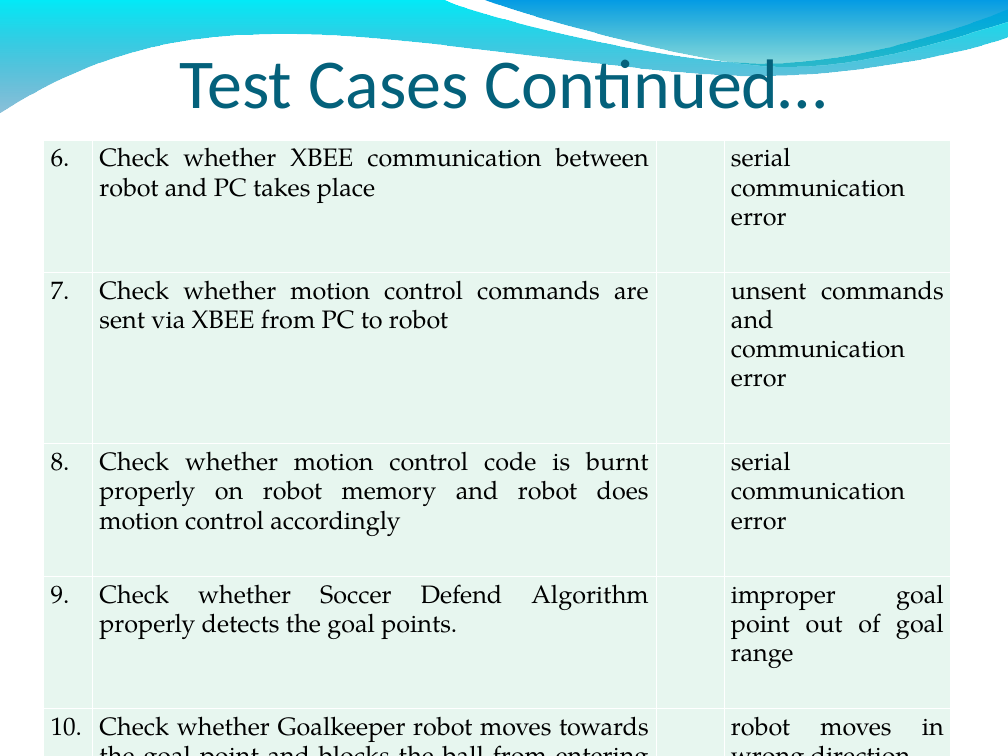
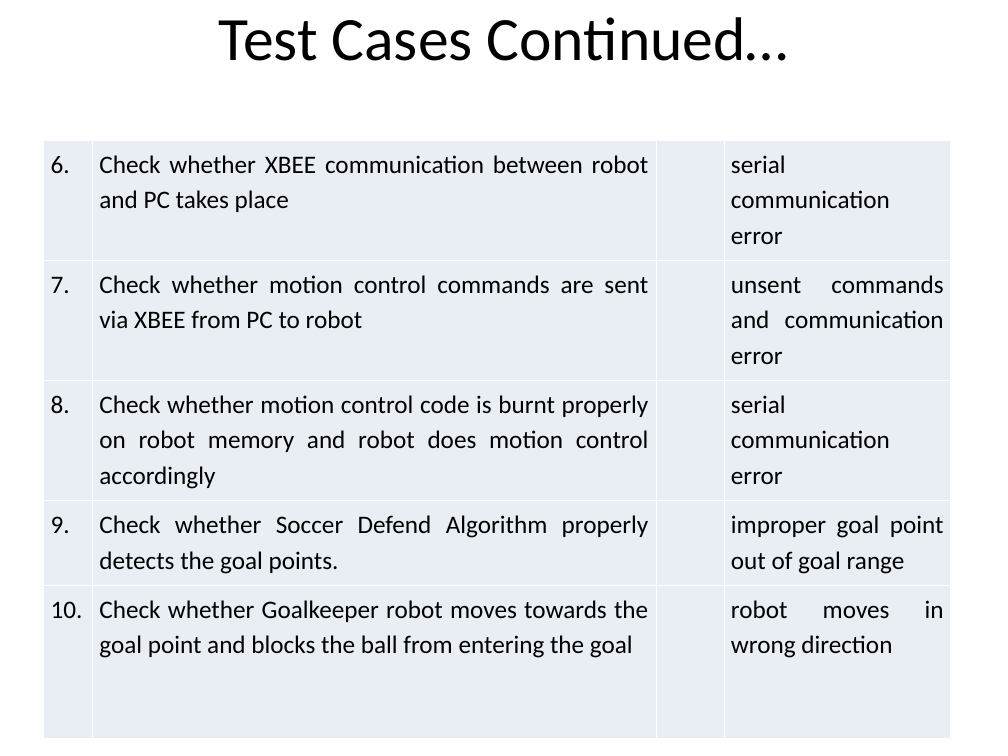
Before and after one commit to LuckySingh1/Autonomous-Soccer-Playing-Robot, a slide deck: slide 14 of Final_project_presentation.ppt. Drawn at 1008x756 pixels with LibreOffice and Linux fonts; fonts in the diff are those of the drawing; background and template pictures are left out. Boxes give left, top, right and bottom in pixels: in the first picture for what was removed or moved away, otherwise in the second. Text is boxed around its words. In the diff, an @@ line names an element or a change of style, - is before the commit and + after.

Commit message:
ppt commit 1

```diff
--- a/Final_project_presentation.ppt
+++ b/Final_project_presentation.ppt
@@ freeform shape removed at [0, 0, 1008, 114] @@
@@ title "Test Cases Continued…" at [219, 17, 789, 61]: size 50 to 44 pt, text colour #04617B to #000000; vertical alignment bottom to middle @@
@@ freeform shape removed at [483, 0, 1008, 70] @@
@@ table at [43, 140, 951, 739] @@
@@ fill #E7F6EF to #E9EDF4 in 20 cells @@
@@ font TeX Gyre Pagella to Calibri @@
```
Also in this commit, not shown: 15 other slides changed, 1 slide added, 1 slide removed.
